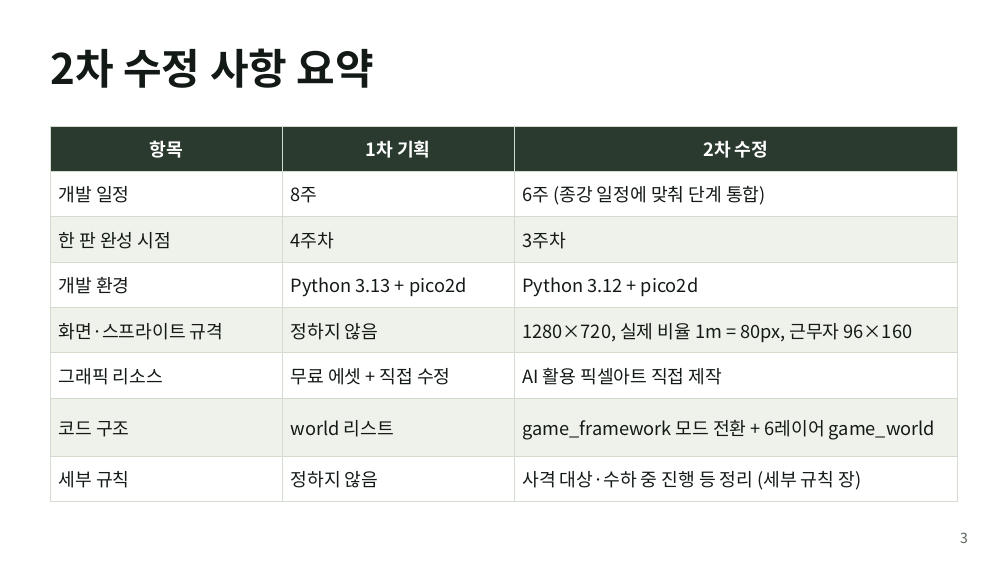
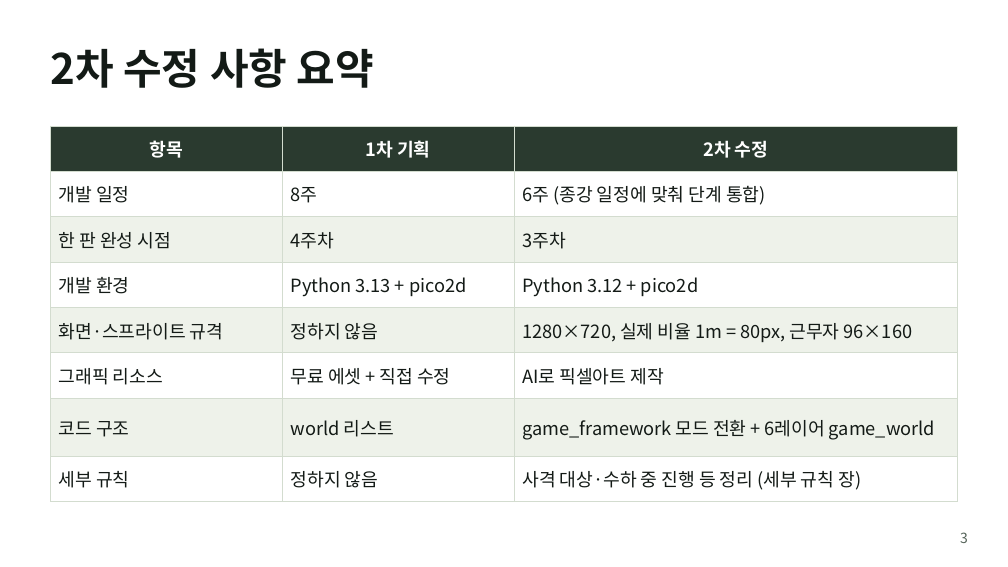
Before and after one commit to rbseo0814-tuk/2DGP-game, a slide deck: slide 3 of 위병소야간근무_기획서_2차.pptx. Drawn at 1008x567 pixels with LibreOffice and Linux fonts; fonts in the diff are those of the drawing. Boxes give left, top, right and bottom in pixels: in the first picture for what was removed or moved away, otherwise in the second. Text is boxed around its words. In the diff, an @@ line names an element or a change of style, - is before the commit and + after.

```diff
--- a/위병소야간근무_기획서_2차.pptx
+++ b/위병소야간근무_기획서_2차.pptx
@@ table at box(50, 126, 958, 494) @@
-row 6, column 3: AI 활용 픽셀아트 직접 제작
+row 6, column 3: AI로 픽셀아트 제작
```
Also in this commit, not shown: 1 other slide changed, 1 other file.
